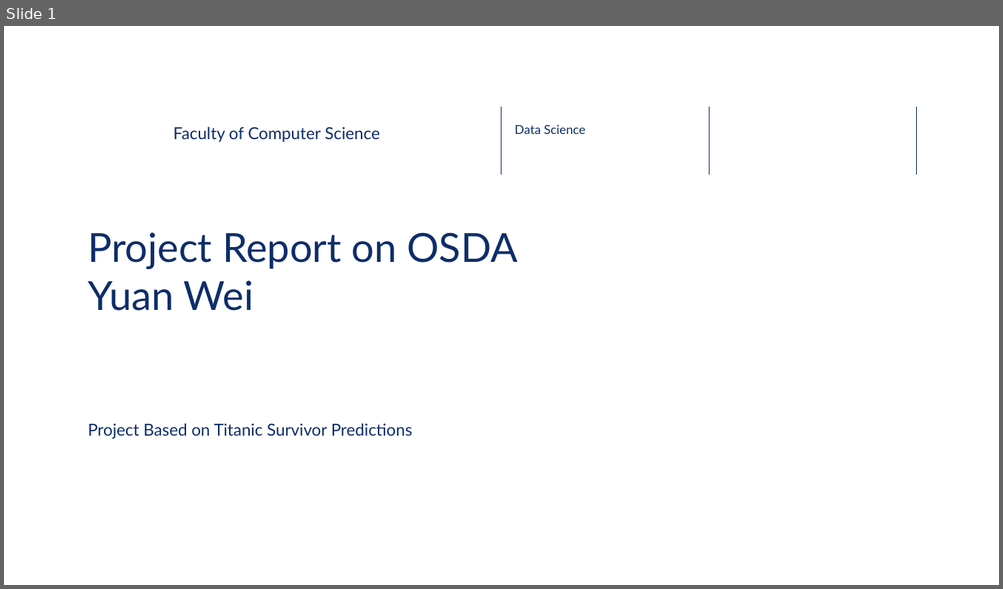
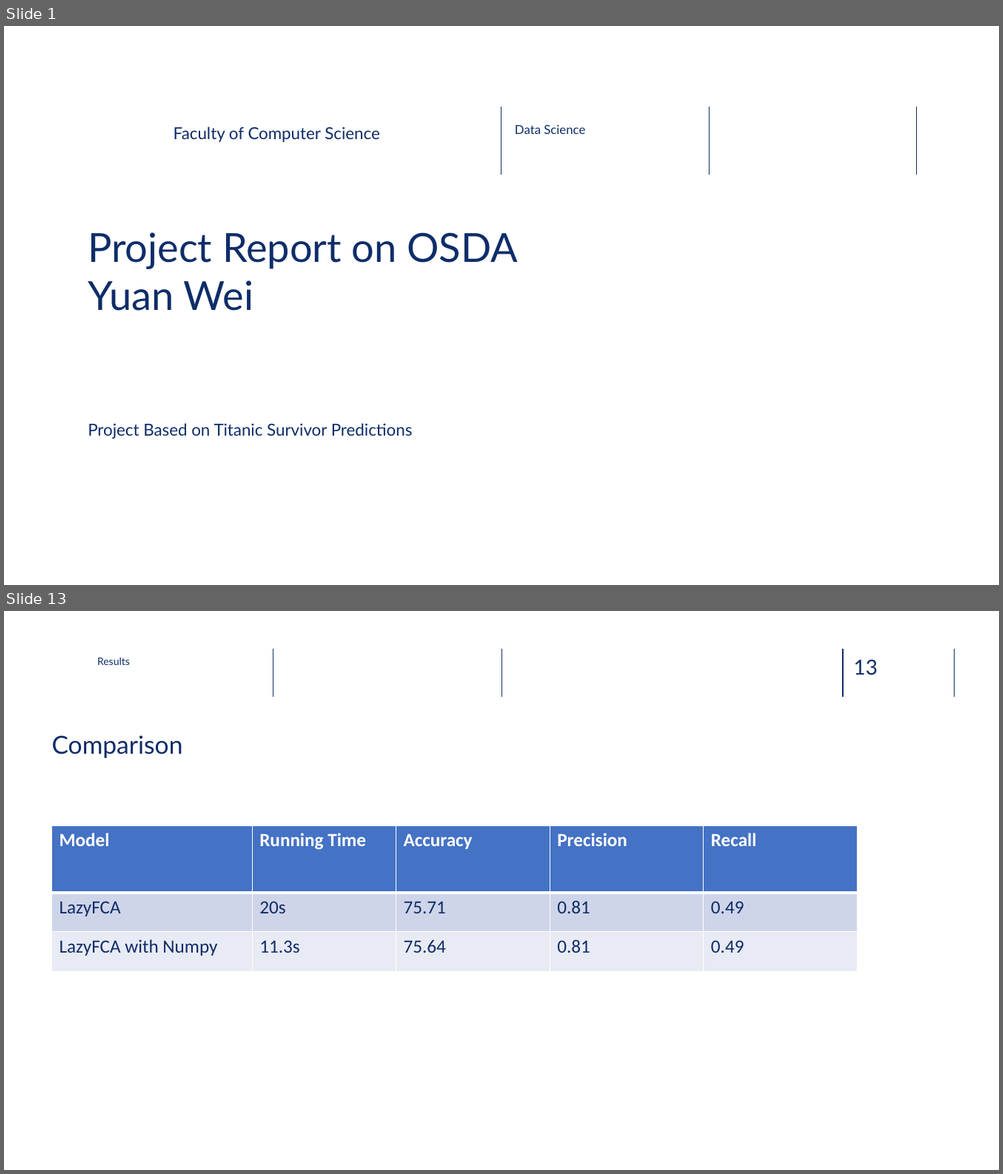
Before and after one commit to zuoxu3310/LazyFCA, a slide deck: Project Report on OSDA.pptx. Shown one above the other, each under a label of ours: slide 1 before the commit, slides 1 and 13 after it; the slides between them are not shown. The pictures are 1003x589 and 1003x1174 pixels, drawn with LibreOffice and Linux fonts; fonts in the diff are those of the drawing; background and template pictures are left out. Boxes give left, top, right and bottom in pixels: in the first picture for what was removed or moved away, otherwise in the second. Text is boxed around its words. In the diff, an @@ line names an element or a change of style, - is before the commit and + after.

```diff
--- a/Project Report on OSDA.pptx
+++ b/Project Report on OSDA.pptx
@@ slide 13 added at box(4, 611, 999, 1170), background picture (left out) @@
@@ line added from (273, 649) to (273, 697), #102D69 1 pt @@
@@ line added from (502, 649) to (502, 697), #102D69 1 pt @@
@@ line added from (842, 649) to (842, 697), #102D69 1 pt @@
@@ line added from (954, 649) to (954, 697), #102D69 1 pt @@
@@ text added at box(97, 657, 130, 665), 10 pt, text #0F2C68 @@
+Results
@@ page number added at box(854, 659, 878, 675), 20 pt, text #102D69 @@
+13
@@ title added at box(52, 735, 183, 758), 24 pt, text #0F2C68 @@
+Comparison
@@ table added at box(52, 826, 857, 972), 3 rows, 5 columns @@
+Model | Running Time | Accuracy | Precision | Recall
+LazyFCA | 20s | 75.71 | 0.81 | 0.49
+LazyFCA with Numpy | 11.3s | 75.64 | 0.81 | 0.49
```
Also in this commit, not shown: 7 slides changed, 7 other slides added, 1 slide removed, 1 other file.
